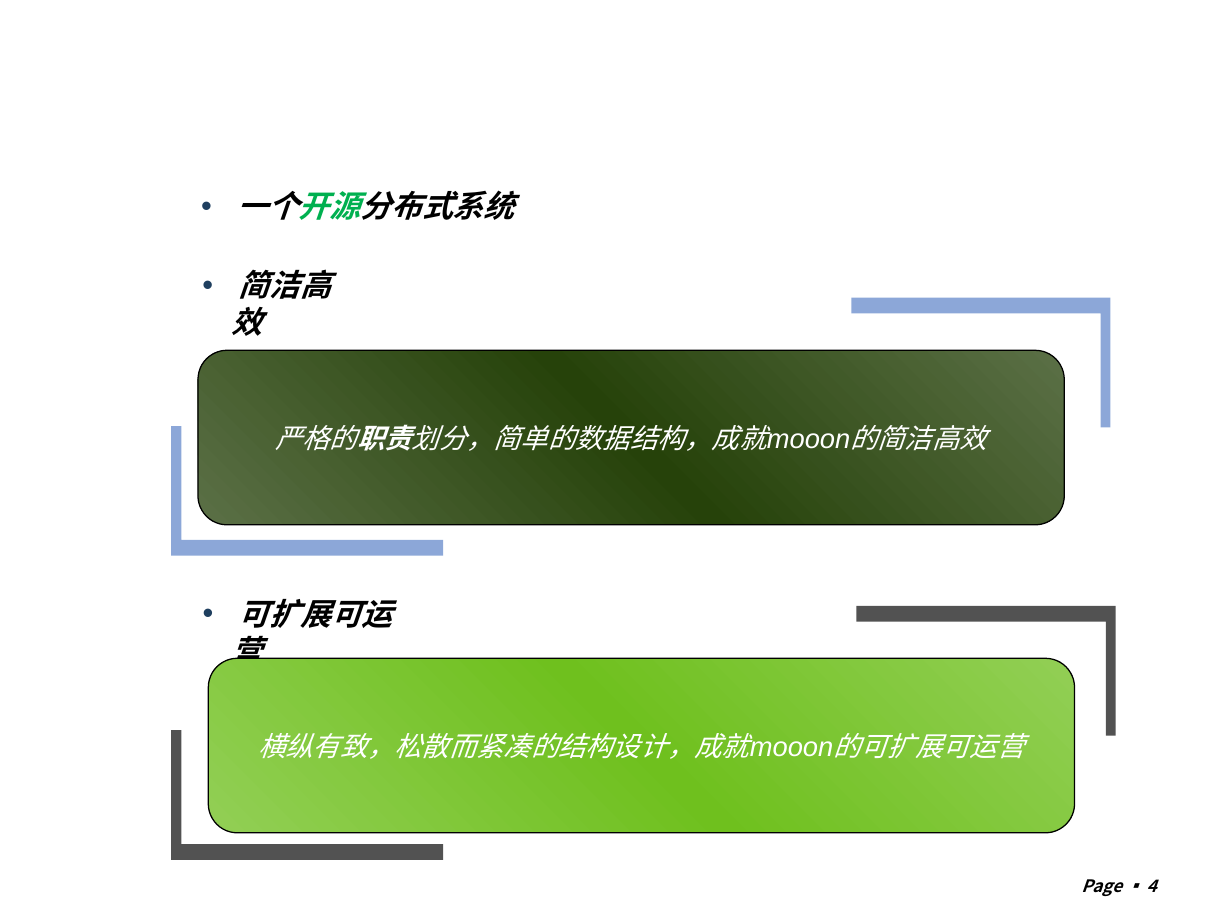
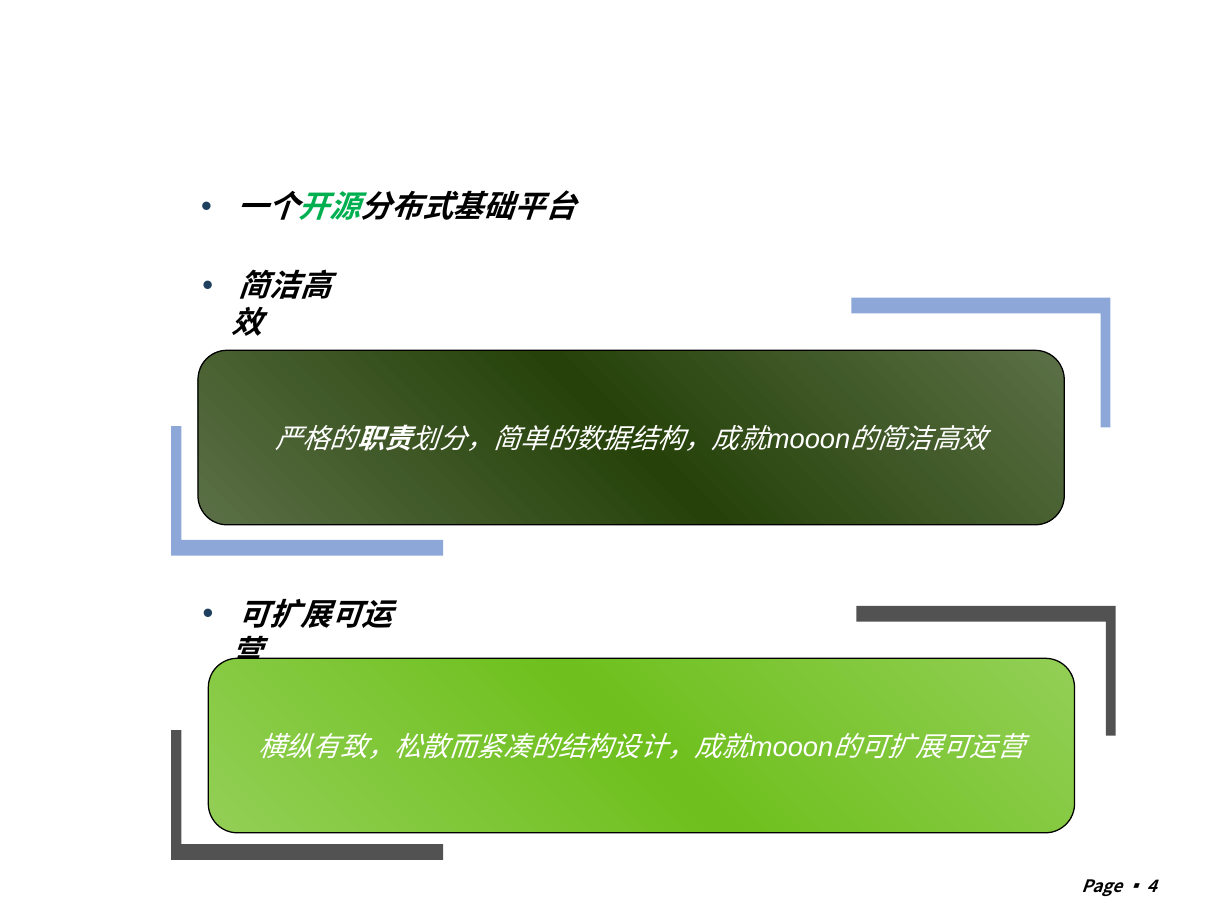
Before and after one commit to shtzr840329/mooon, a slide deck: slide 4 of distributed_platform/docs/mooon.ppt. Drawn at 1232x924 pixels with LibreOffice and Linux fonts; fonts in the diff are those of the drawing; background and template pictures are left out. Boxes give left, top, right and bottom in pixels: in the first picture for what was removed or moved away, otherwise in the second. Text is boxed around its words. In the diff, an @@ line names an element or a change of style, - is before the commit and + after.

```diff
--- a/distributed_platform/docs/mooon.ppt
+++ b/distributed_platform/docs/mooon.ppt
@@ text at <box>237,190,576,220</box>: text changed @@
-• 一个开源分布式系统
+• 一个开源分布式基础平台
```
Also in this commit, not shown: 21 other slides changed, 5 slides added, 4 slides removed, 4 other files.
